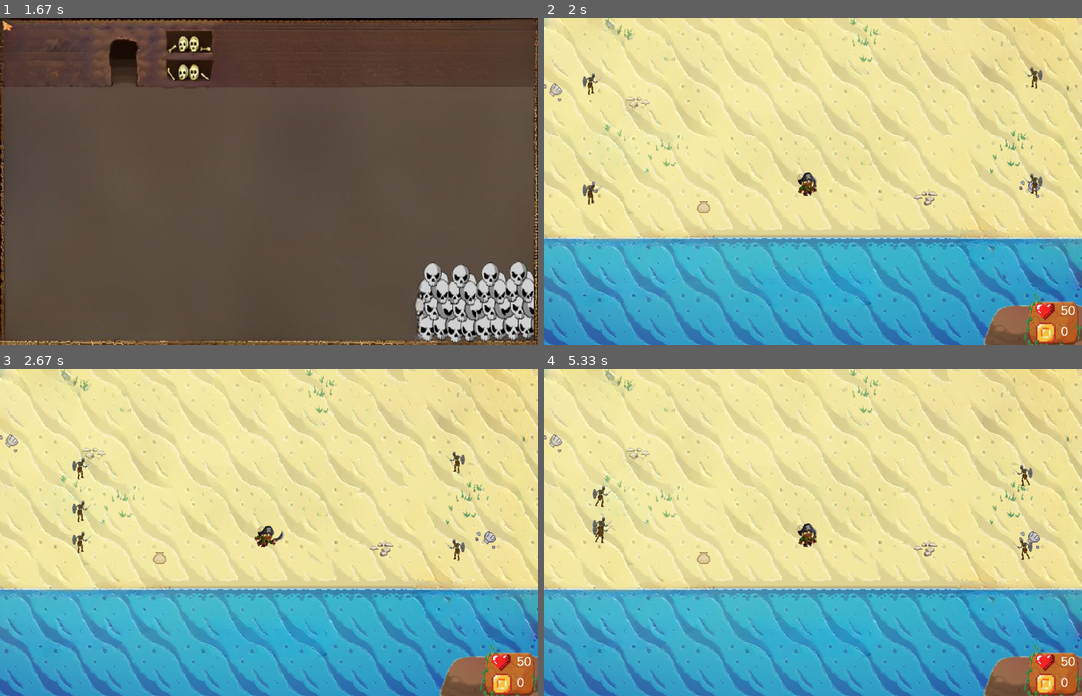
Above: before the commit, frames 1-4 (two rows, left to right).
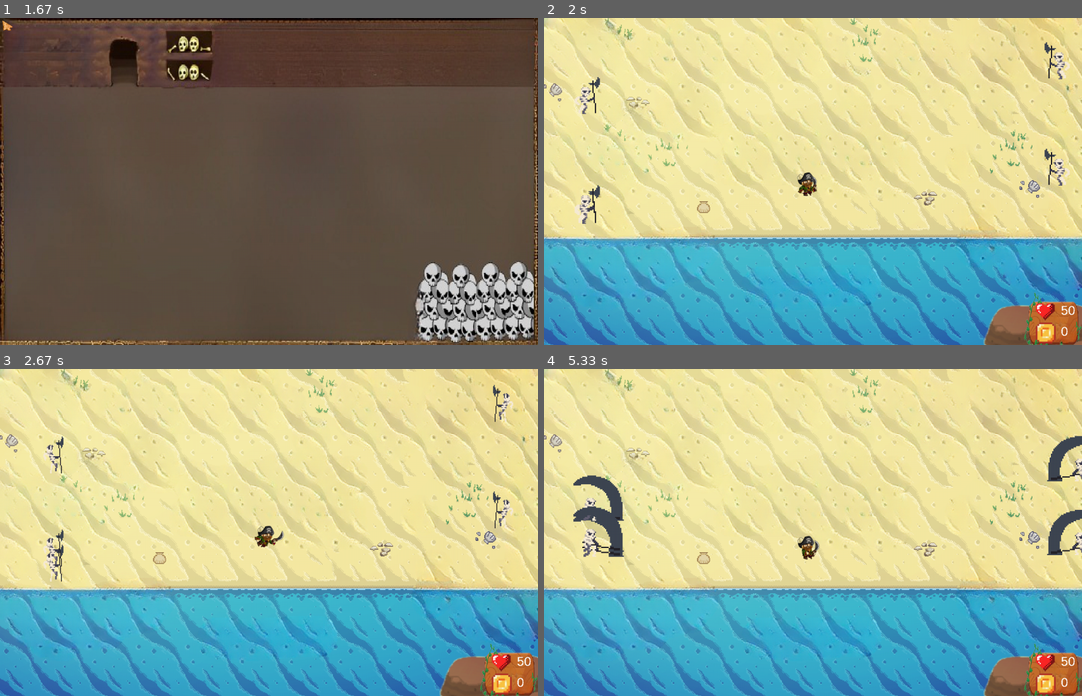
Above: after the commit, the same moments.

Repository: DasolLim/Pygame_Pirates
Game: pygame game, started from main.py
Two runs of this game, one before a commit and one after it. Both use one fixed random seed, a clock stepped at 60 frames per second and the inputs below.
Inputs (mouse positions are in pixels of both pictures, inside the frame that each line leads up to):
- Up to frame 1 (1.67 s): hold F 0.33-0.8 s; hold Right 0.33-0.8 s; tap C at 0.83 s; hold H 1.17-1.63 s; hold Right 1.17-1.63 s
- Up to frame 2 (2 s): click (802, 138) at 1.72 s
- Up to frame 3 (2.67 s): tap Space at 2.17 s; tap D at 2.5 s
- Up to frame 4 (5.33 s): hold H 2.83-3.3 s; tap Space at 2.9, 3.2, 3.4, 3.7, 3.9, 4.73, 5.03, 5.3 s; hold Right 3.33-3.8 s; tap B at 3.48, 4.82 s; hold Up 3.83-4.13 s; tap D at 3.98 s; hold Down from 5.23 s (still down)

Frame 1 is identical in both runs. In frame 2, 1.1% of the frame differs, in the area x 5-98%, y 7-63%; in frame 3, 1.1%; in frame 4, 2.9%, in the area x 5-100%, y 20-59%.

Commit message:
finalCommit

Diff:
--- a/gameSprites.py
+++ b/gameSprites.py
@@ -3,6 +3,11 @@
 bg_img = pygame.image.load('backgroundimage.png')
 bg_img = pygame.transform.scale(bg_img, (1280, 780))
 bg_rect = bg_img.get_rect()
+waterRect = pygame.Rect(0, 523, 1280, 500)
+treeRect = pygame.Rect(912,577,500,500)
+treeRectTop = pygame.Rect(836,525,500,10)
+treeRectLeft = pygame.Rect(835,526,10,500)
+caveRect = pygame.Rect(1022,590,500,500)
 
 class GameObject(pygame.sprite.Sprite):
     def __init__(self,img_path,health,damage,centerX,centerY):
@@ -19,6 +24,8 @@
         self.kill_counter = kill_counter
         self.coins = coins
         self.direction = 'r'
+
+        #////////////////////////////////Animations//////////////////////////////////////////#
         #for attacking animation
         self.attackRightSprites = []
         self.attackLeftSprites = []
@@ -88,12 +95,14 @@
             self.deathLeftSprites.append(pygame.transform.flip(death,True,False))
         self.currentDeath = 0
         self.isDeath = False
-
+        #////////////////////////////////Animations//////////////////////////////////////////#
 
         super().__init__(img_path,health,damage,bg_rect.centerx,bg_rect.centery)
 
     #updating
     def update(self):
+
+        #////////////////////////////////Animations//////////////////////////////////////////#
         #attacking
         if self.isAttacking == True and self.isHit == False and self.isDeath == False:
             self.currentAttack += 0.4
@@ -143,6 +152,9 @@
                 self.image = self.deathRightSprites[int(self.currentDeath)]
             else:
                 self.image = self.deathLeftSprites[int(self.currentDeath)]
+        #////////////////////////////////Animations//////////////////////////////////////////#
+
+    #////////////////////////////////Animations//////////////////////////////////////////#
     #attacking
     def attack(self):
         self.isAttacking = True
@@ -155,6 +167,7 @@
     #death
     def death(self):
         self.isDeath = True
+    #////////////////////////////////Animations//////////////////////////////////////////#
 
     def collisionBeach(self):
         if self.rect.left < bg_rect.left - 25:
@@ -163,9 +176,8 @@
             self.rect.right = bg_rect.right + 25
         if self.rect.top < bg_rect.top - 15:
             self.rect.top = bg_rect.top - 15
-        if self.rect.bottom > 528:
-            self.rect.bottom = 528
-
+        if pygame.Rect.colliderect(self.rect, waterRect):
+            self.rect.bottom = waterRect.top
     def collisionForest(self):
         if self.rect.left < bg_rect.left - 25:
             self.rect.left = bg_rect.left - 25
@@ -175,11 +187,10 @@
             self.rect.bottom = bg_rect.bottom + 5
         if self.rect.right > bg_rect.right + 25:
             self.rect.right = bg_rect.right + 25
-        if self.rect.bottom > 591 and self.rect.centerx > 920:
-            self.rect.bottom = 591
-        if self.rect.right > 920 and self.rect.bottom > 591:
-            self.rect.right = 920
-
+        if pygame.Rect.colliderect(self.rect, treeRect) and self.rect.centerx > treeRect.left:
+            self.rect.bottom = treeRect.top
+        if pygame.Rect.colliderect(self.rect, treeRect):
+            self.rect.right = treeRect.left
     def collisionCave(self):
         if self.rect.left < bg_rect.left - 25:
             self.rect.left = bg_rect.left - 25
@@ -189,20 +200,21 @@
             self.rect.bottom = bg_rect.bottom - 3
         if self.rect.right > bg_rect.right + 25:
             self.rect.right = bg_rect.right + 25
-        if self.rect.bottom > 584 and self.rect.centerx > 1020:
-            self.rect.bottom = 584
-        if self.rect.right > 1020 and self.rect.bottom > 585:
-            self.rect.right = 1020
-
-    def flipPlayer(self,direction):
-        #initialize player image
-        player_img_with_left_flip = pygame.transform.flip(self.tempImage, True, False)
-        player_img_with_right_flip = self.tempImage
-        #initialize player image
-        if(direction == 'r'):
-            self.image = player_img_with_right_flip
-        else:
-            self.image = player_img_with_left_flip
+        if pygame.Rect.colliderect(self.rect, caveRect) and self.rect.centerx > caveRect.left:
+            self.rect.bottom = caveRect.top
+        if pygame.Rect.colliderect(self.rect, caveRect):
+            self.rect.right = caveRect.left
+
+
+    # def flipPlayer(self,direction):
+    #     #initialize player image
+    #     player_img_with_left_flip = pygame.transform.flip(self.tempImage, True, False)
+    #     player_img_with_right_flip = self.tempImage
+    #     #initialize player image
+    #     if(direction == 'r'):
+    #         self.image = player_img_with_right_flip
+    #     else:
+    #         self.image = player_img_with_left_flip
 
 class Mob(GameObject):
     def __init__(self,img_path,health,damage,speed):
@@ -213,14 +225,17 @@
         # Deciding whether the mob will spawn the left or right
         if random_side == -1: # Left
             rand_x = 50
-            self.direction = 'l'
+            self.direction = 'r'
         else: # Right
             rand_x = bg_rect.right-50
-            self.direction = 'r'
+            self.direction = 'l'
+            for i in range(len(self.speed)):
+                self.speed[i] = -self.speed[i]
 
         # Spawn mob at random y value
         rand_y = random.randint(50,528 - 50)
 
+        #////////////////////////////////Animations//////////////////////////////////////////#
         #for walking animation
         self.walkingRightSprites = []
         self.walkingLeftSprites = []
@@ -228,18 +243,100 @@
         self.walkingRightSprites.append(pygame.image.load('Skeleton\walktile001.png'))
         self.walkingRightSprites.append(pygame.image.load('Skeleton\walktile002.png'))
         self.walkingRightSprites.append(pygame.image.load('Skeleton\walktile003.png'))
+        self.walkingRightSprites.append(pygame.image.load('Skeleton\walktile004.png'))
+        self.walkingRightSprites.append(pygame.image.load('Skeleton\walktile005.png'))
+        self.walkingRightSprites.append(pygame.image.load('Skeleton\walktile006.png'))
+        self.walkingRightSprites.append(pygame.image.load('Skeleton\walktile007.png'))
+        self.walkingRightSprites.append(pygame.image.load('Skeleton\walktile008.png'))
+        self.walkingRightSprites.append(pygame.image.load('Skeleton\walktile009.png'))
+        self.walkingRightSprites.append(pygame.image.load('Skeleton\walktile010.png'))
+        self.walkingRightSprites.append(pygame.image.load('Skeleton\walktile011.png'))
+        self.walkingRightSprites.append(pygame.image.load('Skeleton\walktile012.png'))
+        for i in range(len(self.walkingRightSprites)):
+            self.walkingRightSprites[i] = pygame.transform.scale(self.walkingRightSprites[i],(66,88))
         for walk in self.walkingRightSprites:
             self.walkingLeftSprites.append(pygame.transform.flip(walk,True,False))
         self.currentWalk = 0
         self.isWalking = True
-
+        #for attacking animation
+        self.attackRightSprites = []
+        self.attackLeftSprites = []
+        self.attackRightSprites.append(pygame.image.load('Skeleton/attacktile000.png'))
+        self.attackRightSprites.append(pygame.image.load('Skeleton/attacktile001.png'))
+        self.attackRightSprites.append(pygame.image.load('Skeleton/attacktile002.png'))
+        self.attackRightSprites.append(pygame.image.load('Skeleton/attacktile003.png'))
+        self.attackRightSprites.append(pygame.image.load('Skeleton/attacktile004.png'))
+        self.attackRightSprites.append(pygame.image.load('Skeleton/attacktile005.png'))
+        self.attackRightSprites.append(pygame.image.load('Skeleton/attacktile006.png'))
+        self.attackRightSprites.append(pygame.image.load('Skeleton/attacktile007.png'))
+        self.attackRightSprites.append(pygame.image.load('Skeleton/attacktile008.png'))
+        self.attackRightSprites.append(pygame.image.load('Skeleton/attacktile009.png'))
+        self.attackRightSprites.append(pygame.image.load('Skeleton/attacktile010.png'))
+        self.attackRightSprites.append(pygame.image.load('Skeleton/attacktile011.png'))
+        self.attackRightSprites.append(pygame.image.load('Skeleton/attacktile012.png'))
+        self.attackRightSprites.append(pygame.image.load('Skeleton/attacktile013.png'))
+        self.attackRightSprites.append(pygame.image.load('Skeleton/attacktile014.png'))
+        self.attackRightSprites.append(pygame.image.load('Skeleton/attacktile015.png'))
+        self.attackRightSprites.append(pygame.image.load('Skeleton/attacktile016.png'))
+        self.attackRightSprites.append(pygame.image.load('Skeleton/attacktile017.png'))
+        for i in range(len(self.attackRightSprites)):
+            self.attackRightSprites[i] = pygame.transform.scale(self.attackRightSprites[i],(129,111))
+        for attack in self.attackRightSprites:
+            self.attackLeftSprites.append(pygame.transform.flip(attack,True,False))
+        self.currentAttack = 0
+        self.isAttacking = False
+        #for hit animation
+        self.hitRightSprites = []
+        self.hitLeftSprites = []
+        self.hitRightSprites.append(pygame.image.load('Skeleton\hittile000.png'))
+        self.hitRightSprites.append(pygame.image.load('Skeleton\hittile001.png'))
+        self.hitRightSprites.append(pygame.image.load('Skeleton\hittile002.png'))
+        self.hitRightSprites.append(pygame.image.load('Skeleton\hittile003.png'))
+        self.hitRightSprites.append(pygame.image.load('Skeleton\hittile004.png'))
+        self.hitRightSprites.append(pygame.image.load('Skeleton\hittile005.png'))
+        self.hitRightSprites.append(pygame.image.load('Skeleton\hittile006.png'))
+        self.hitRightSprites.append(pygame.image.load('Skeleton\hittile007.png'))
+        for i in range(len(self.hitRightSprites)):
+            self.hitRightSprites[i] = pygame.transform.scale(self.hitRightSprites[i],(66,88))
+        for hit in self.hitRightSprites:
+            self.hitLeftSprites.append(pygame.transform.flip(hit,True,False))
+        self.currentHit = 0
+        self.isHit = False
+        #for death animation
+        self.deathRightSprites = []
+        self.deathLeftSprites = []
+        self.deathRightSprites.append(pygame.image.load('Skeleton\deadtile000.png'))
+        self.deathRightSprites.append(pygame.image.load('Skeleton\deadtile001.png'))
+        self.deathRightSprites.append(pygame.image.load('Skeleton\deadtile002.png'))
+        self.deathRightSprites.append(pygame.image.load('Skeleton\deadtile003.png'))
+        self.deathRightSprites.append(pygame.image.load('Skeleton\deadtile004.png'))
+        self.deathRightSprites.append(pygame.image.load('Skeleton\deadtile005.png'))
+        self.deathRightSprites.append(pygame.image.load('Skeleton\deadtile006.png'))
+        self.deathRightSprites.append(pygame.image.load('Skeleton\deadtile007.png'))
+        self.deathRightSprites.append(pygame.image.load('Skeleton\deadtile008.png'))
+        self.deathRightSprites.append(pygame.image.load('Skeleton\deadtile009.png'))
+        self.deathRightSprites.append(pygame.image.load('Skeleton\deadtile010.png'))
+        self.deathRightSprites.append(pygame.image.load('Skeleton\deadtile011.png'))
+        self.deathRightSprites.append(pygame.image.load('Skeleton\deadtile012.png'))
+        self.deathRightSprites.append(pygame.image.load('Skeleton\deadtile013.png'))
+        self.deathRightSprites.append(pygame.image.load('Skeleton\deadtile014.png'))
+        for i in range(len(self.deathRightSprites)):
+            self.deathRightSprites[i] = pygame.transform.scale(self.deathRightSprites[i],(66,88))
+        for death in self.deathRightSprites:
+            self.deathLeftSprites.append(pygame.transform.flip(death,True,False))
+        self.currentDeath = 0
+        self.isDeath = False
+        #////////////////////////////////Animations//////////////////////////////////////////#
         super().__init__(img_path,health,damage, rand_x,rand_y)
 
     def update(self):
-        self.rect.x = self.rect.x + self.speed[0]
-        self.rect.y = self.rect.y + self.speed[1]
+        if not self.isDeath == True and not self.isHit == True and not self.isAttacking == True:
+            self.rect.x = self.rect.x + self.speed[0]
+            self.rect.y = self.rect.y + self.speed[1]
+
+        #////////////////////////////////Animations//////////////////////////////////////////#
         #walking
-        if self.isWalking == True: #and self.isAttacking == False and self.isHit == False and self.isDeath == False:
+        if self.isWalking == True and self.isAttacking == False and self.isHit == False and self.isDeath == False:
             self.currentWalk += 0.2
             if self.currentWalk >= len(self.walkingLeftSprites):
                 self.currentWalk = 0
@@ -247,21 +344,64 @@
                 self.image = self.walkingRightSprites[int(self.currentWalk)]
             else:
                 self.image = self.walkingLeftSprites[int(self.currentWalk)]
+        #attacking
+        if self.isAttacking == True and self.isHit == False and self.isDeath == False:
+            self.currentAttack += 0.4
+            if self.currentAttack >= len(self.attackLeftSprites):
+                self.currentAttack = 0
+                self.isAttacking = False
+            if(self.direction == 'r'):
+                self.image = self.attackRightSprites[int(self.currentAttack)]
+            else:
+               self.image = self.attackLeftSprites[int(self.currentAttack)]
+        #hit
+        if self.isHit == True and self.isDeath == False:
+            self.currentHit += 0.4
+            if self.currentHit >= len(self.hitLeftSprites):
+                self.currentHit = 0
+                self.isHit = False
+            if(self.direction == 'r'):
+                self.image = self.hitRightSprites[int(self.currentHit)]
+            else:
+                self.image = self.hitLeftSprites[int(self.currentHit)]
+        #death
+        if self.isDeath == True:
+            self.currentDeath += 0.4
+            if self.currentDeath >= len(self.deathLeftSprites):
+                self.currentDeath = len(self.deathLeftSprites) - 1
+                # self.isDeath = False
+            if(self.direction == 'r'):
+                self.image = self.deathRightSprites[int(self.currentDeath)]
+            else:
+                self.image = self.deathLeftSprites[int(self.currentDeath)]
+        #////////////////////////////////Animations//////////////////////////////////////////#
+
+    #////////////////////////////////Animations//////////////////////////////////////////#
+    #attacking
+    def attack(self):
+        self.isAttacking = True
+    #hit
+    def hit(self):
+        self.isHit = True
+    #death
+    def death(self):
+        self.isDeath = True
+    #////////////////////////////////Animations//////////////////////////////////////////#
 
     def collisionBeach(self):
         if self.rect.left < bg_rect.left:
             self.rect.left = bg_rect.left
             self.speed[0] *= -1
             self.direction = 'r'
-        if self.rect.right > bg_rect.right:
-            self.rect.right = bg_rect.right
+        if self.rect.right > bg_rect.right - 37:
+            self.rect.right = bg_rect.right - 37
             self.speed[0] *= -1
             self.direction = 'l'
         if self.rect.top < bg_rect.top:
             self.rect.top = bg_rect.top
             self.speed[1] *= -1
-        if self.rect.bottom > 528:
-            self.rect.bottom = 528
+        if self.rect.bottom > 528 - 58:
+            self.rect.bottom = 528 - 58
             self.speed[1] *= -1
 
     def collisionForest(self):
@@ -272,31 +412,31 @@
         if self.rect.top < bg_rect.top:
             self.rect.top = bg_rect.top
             self.speed[1] *= -1
-        if self.rect.bottom > bg_rect.bottom:
-            self.rect.bottom = bg_rect.bottom
-            self.speed[1] *= -1
-        if self.rect.right > bg_rect.right:
-            self.rect.right = bg_rect.right
-            self.speed[0] *= -1
-            self.direction = 'l'
-        if self.rect.bottom > 591 and self.rect.centerx > 920:
-            self.rect.bottom = 591
-            self.speed[1] *= -1
-        if self.rect.right > 920 and self.rect.bottom > 591:
-            self.rect.right = 920
+        if self.rect.bottom > bg_rect.bottom - 48:
+            self.rect.bottom = bg_rect.bottom-48
+            self.speed[1] *= -1
+        if self.rect.right > bg_rect.right-37:
+            self.rect.right = bg_rect.right-37
+            self.speed[0] *= -1
+            self.direction = 'l'
+        if pygame.Rect.colliderect(self.rect, treeRectTop):
+            self.rect.bottom = treeRectTop.top
+            self.speed[1] *= -1
+        if pygame.Rect.colliderect(self.rect, treeRectLeft):
+            self.rect.right = treeRectLeft.left
             self.speed[0] *= -1
             self.direction = 'l'
 
     def collisionCave(self):
-        if self.rect.left < bg_rect.left:
-            self.rect.left = bg_rect.left
+        if self.rect.left < bg_rect.left - 45:
+            self.rect.left = bg_rect.left - 45
             self.speed[0] *= -1
             self.direction = 'r'
-        if self.rect.bottom < 180:
-            self.rect.bottom = 180
-            self.speed[1] *= -1
-        if self.rect.bottom > bg_rect.bottom - 5:
-            self.rect.bottom = bg_rect.bottom - 5
+        if self.rect.bottom < 180 + 35:
+            self.rect.bottom = 180 + 35
+            self.speed[1] *= -1
+        if self.rect.bottom > bg_rect.bottom - 5 + 45:
+            self.rect.bottom = bg_rect.bottom - 5 + 45
             self.speed[1] *= -1
         if self.rect.right > bg_rect.right:
             self.rect.right = bg_rect.right
--- a/main.py
+++ b/main.py
@@ -6,7 +6,6 @@
 pygame.mixer.init()
 
 #//////////////////////////////////////Images//////////////////////////////////////#
-
 #initialize starting image
 mainmenu_image = pygame.image.load('backgroundimage.png')
 mainmenu_image = pygame.transform.scale(mainmenu_image, (1280, 780))
@@ -74,7 +73,6 @@
 #/////////////////////////////////////////////////////////////////////////#
 
 #//////////////////////////////////////Initialize Methods//////////////////////////////////////#
-
 #creating player sprite group
 player_group = pygame.sprite.Group()
 #creating mob sprite group
@@ -83,7 +81,6 @@
 loadPlaying = True
 shopPlaying = False
 running = True
-dead = False
 #FPS
 FPS = 60
 #setting clock
@@ -185,16 +182,19 @@
     elif(newScene == 'forest'):
         current_img = forestImg
         scene = 'forest'
-        pygame.mixer.music.stop()
     elif(newScene == 'cave'):
         current_img = caveImg
         scene = 'cave'
-        pygame.mixer.music.stop()
+        musicPlayer('bossMusic.mp3', vol=0.3)
     elif(newScene == 'treasure'):
         current_img = treasureImg
     current_rect = current_img.get_rect()
     initializePlayer()
     initializeMobs()
+    if scene == 'cave':
+        mob_group.empty()
+        player_group.sprites()[0].rect.bottom = 170
+        player_group.sprites()[0].rect.left = 260
 
 #Initalizing methods
 sceneBuilder("mainMenu")
@@ -211,8 +211,8 @@
             sprites.collisionForest()
     if scene == 'cave':
         player_group.sprites()[0].collisionCave()
-        for sprites in mob_group.sprites():
-            sprites.collisionCave()
+        # for sprites in mob_group.sprites():
+        #     sprites.collisionCave()
 render()
 # gameloop
 while running:
@@ -229,7 +229,7 @@
             (x, y) = pygame.mouse.get_pos()
 
             #//////Debug///////#
-            #print(x, y)
+            print(x, y)
             #//////////////////#
 
             #checking collide point of mouse with start button
@@ -254,19 +254,27 @@
         #spacebar click
         if keys[pygame.K_SPACE] and not loadPlaying and not shopPlaying:
             player_group.sprites()[0].attack()
+            for sprites in mob_group.sprites():
+                sprites.attack()
 
         #////////////////Change for hit animation////////////////////#
         if keys[pygame.K_h]:
             player_group.sprites()[0].hit()
+            for sprites in mob_group.sprites():
+                sprites.hit()
             dead = False
             player_group.sprites()[0].currentDeath = 0
             player_group.sprites()[0].isDeath = False
+            for sprites in mob_group.sprites():
+                sprites.currentDeath = 0
+                sprites.isDeath = False
         #////////////////////////////////////////////////////////////#
 
         #////////////////Change for death animation////////////////////#
         if keys[pygame.K_d]:
             player_group.sprites()[0].death()
-            dead = True
+            for sprites in mob_group.sprites():
+                sprites.death()
         #////////////////////////////////////////////////////////////#
 
         # CHANGE TO HAVE IT ON MOUSE PRESS INSIDE THE CONTINUE BUTTON / EXIT
@@ -276,7 +284,7 @@
             sceneBuilder("mainMenu")
 
     #player movement
-    if not shopPlaying and not dead:
+    if not shopPlaying and player_group.sprites()[0].isDeath == False:
         if keys[pygame.K_RIGHT]:
             # player_group.sprites()[0].flipPlayer(player_group.sprites()[0].direction)
             player_group.sprites()[0].walk()
@@ -294,8 +302,6 @@
             player_group.sprites()[0].walk()
             player_group.sprites()[0].rect.y += 5
 
-
-
     #///////////////////////////#
     #if conditions are met and player exits screen through right side
     if keys[pygame.K_f]:
Binary file removed: Pirate_Sprite_100x100.png
Binary file changed: Skeleton/attacktile000.png
Binary file changed: Skeleton/attacktile001.png
Binary file changed: Skeleton/attacktile002.png
Binary file changed: Skeleton/attacktile003.png
Binary file changed: Skeleton/attacktile004.png
Binary file changed: Skeleton/attacktile005.png
Binary file changed: Skeleton/attacktile006.png
Binary file changed: Skeleton/attacktile007.png
Binary file added: Skeleton/attacktile008.png
Binary file added: Skeleton/attacktile009.png
Binary file added: Skeleton/attacktile010.png
(and 62 more such lines)
